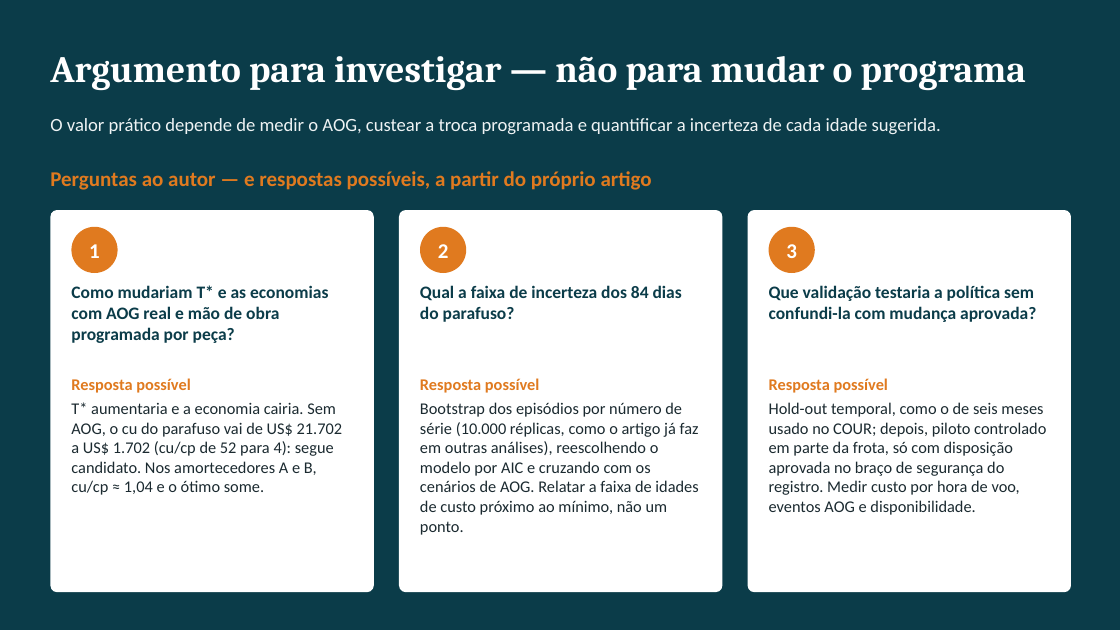
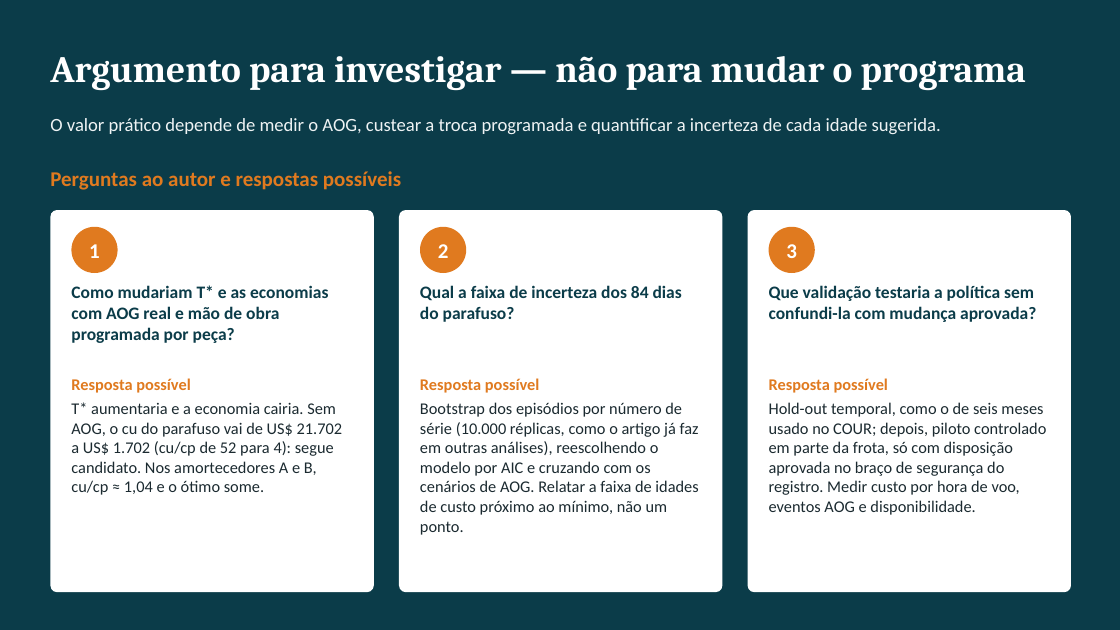
Before and after one commit to jptorrinha/ita_cdoma, a slide deck: slide 10 of aula_05_xai_confianca/Resenha_Critica_G4.pptx. Drawn at 1120x630 pixels with LibreOffice and Linux fonts; fonts in the diff are those of the drawing. Boxes give left, top, right and bottom in pixels: in the first picture for what was removed or moved away, otherwise in the second. Text is boxed around its words. In the diff, an @@ line names an element or a change of style, - is before the commit and + after.

```diff
--- a/aula_05_xai_confianca/Resenha_Critica_G4.pptx
+++ b/aula_05_xai_confianca/Resenha_Critica_G4.pptx
@@ text at bbox=[50, 171, 401, 190]: text changed @@
-Perguntas ao autor — e respostas possíveis, a partir do próprio artigo
+Perguntas ao autor e respostas possíveis
```
Also in this commit, not shown: 3 other slides changed, 1 slide added, 11 other files.
